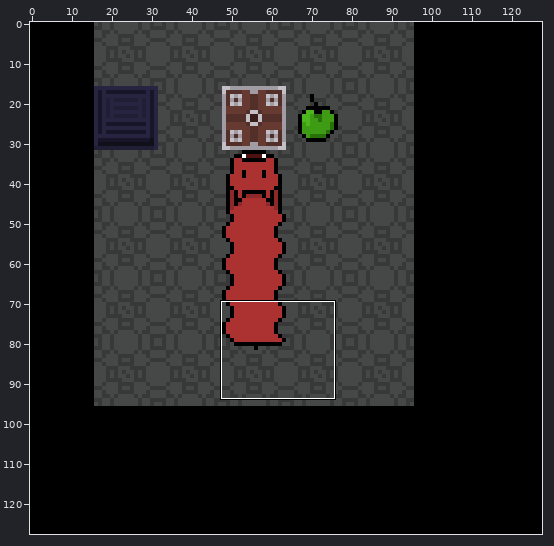
A pixel-art file gets an edit: AISnake/resources/textures/snake/concept.aseprite. Above, an overview of the earlier version with the close-up marked.
Close-up. The starting point:
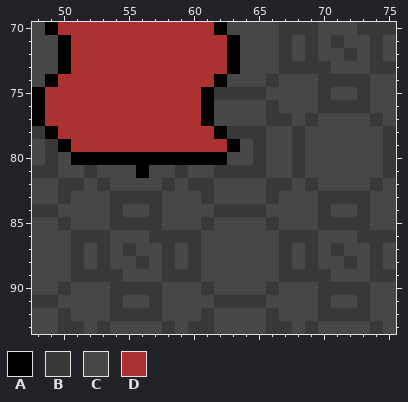
128x128 pixels, 1 frame. Shown: x 48..75, y 70..93.
Visible layers, top first: "snake", "apple", "walls", "ground #2", "black".
Palette (. is transparent): A #000000  B #383838  C #454846  D #ac3232
Pixels before, first column x 48:
70 CADDDDDDDDDDDDACCCCBBBCCCBBB
71 CCADDDDDDDDDDDDACCCBCBCBCCBC
72 CCADDDDDDDDDDDDACCCBCBCCBCBC
73 CCADDDDDDDDDDDDACCCBBBBCCCBB
74 CADDDDDDDDDDDDACCCBCCCBBBBCC
75 ADDDDDDDDDDDDABBBBCCCCBCCBCC
76 ADDDDDDDDDDDDACCCCBCCCBBBBCC
77 ADDDDDDDDDDDDACCCCBBCBCCCCBC
78 BADDDDDDDDDDDDABBBCCBCCCCCCB
79 CBADDDDDDDDDDDDACBCCBCCCCCCB
80 CBCAAAAAAAAAAAACCBCCBCCCCCCB
81 BBCCBCCCACCBCCBBBBCCBCCCCCCB
82 CCBBCBCCCCBCBBCCCCBBCBCCCCBC
83 CCBCCCBBBBCCCBCCCCBCCCBBBBCC
84 BBCCCCBCCBCCCCBBBBCCCCBCCBCC
85 CCBCCCBBBBCCCBCCCCBCCCBBBBCC
86 CCCBBBCCCBBBBCCCCCCBBBCCCBBB
87 CCCBCBCBCCBCBCCCCCCBCBCBCCBC
88 CCCBCBCCBCBCBCCCCCCBCBCCBCBC
89 CCCBBBBCCCBBBCCCCCCBBBBCCCBB
90 CCBCCCBBBBCCCBCCCCBCCCBBBBCC
91 BBCCCCBCCBCCCCBBBBCCCCBCCBCC
92 CCBCCCBBBBCCCBCCCCBCCCBBBBCC
93 CCBBCBCCCCBCBBCCCCBBCBCCCCBC
The same view after the edit:
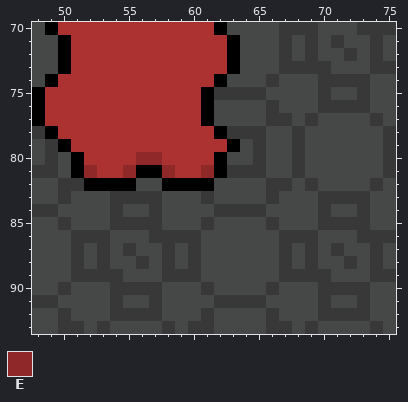
Colours new in this view: E #8f2828
The edit:
Changed rows in their new state; - is an unchanged pixel.
Layer "snake":
first column x 51:
80 -DDDDEEDDDD-
81 AEDDE-AEDDEA
82 -AAAA--AAAA-
